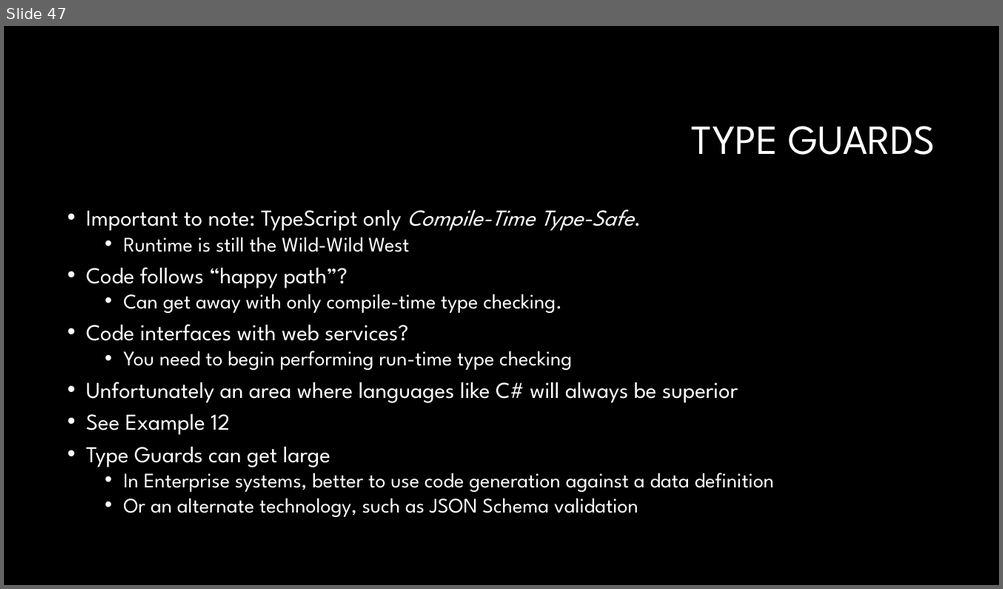
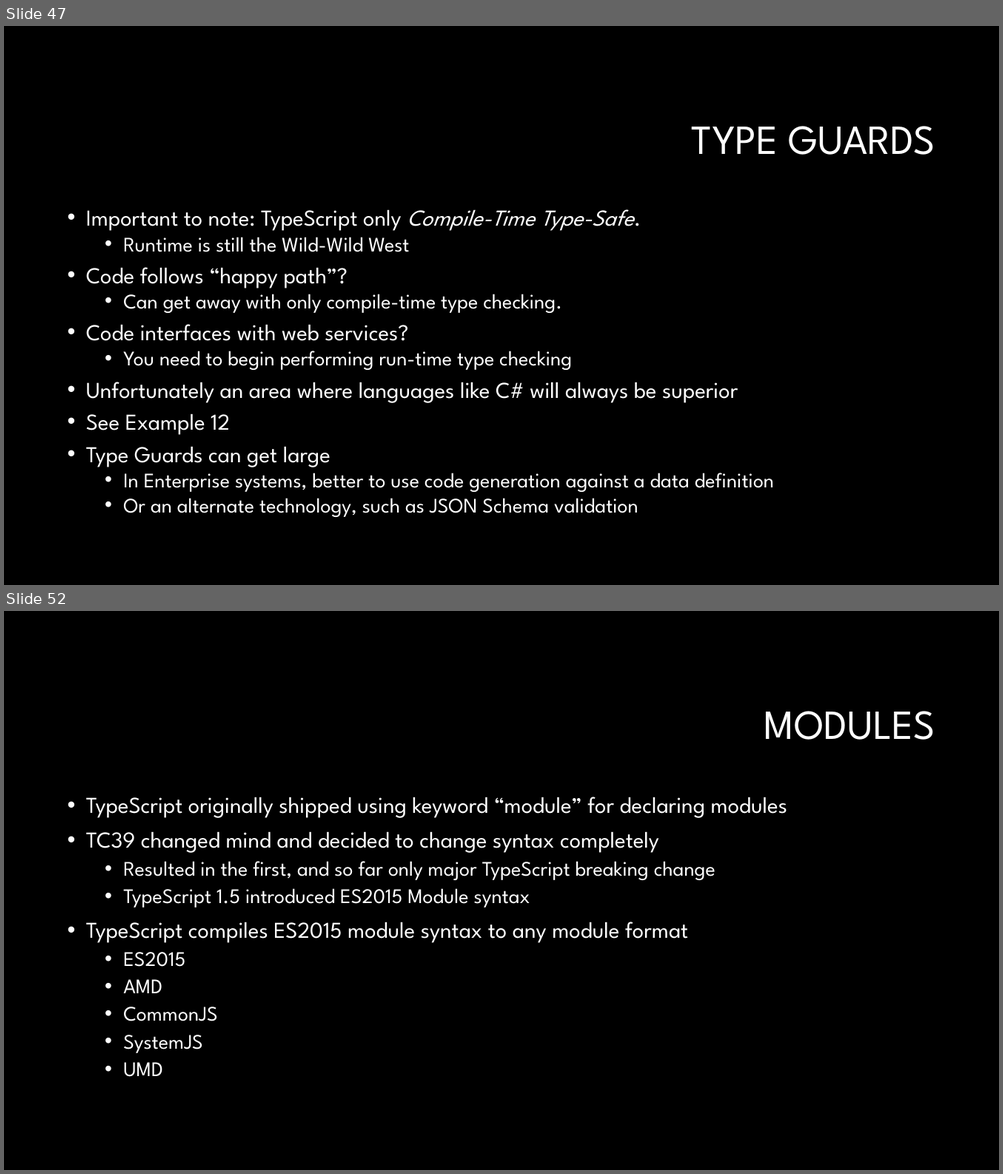
Before and after one commit to RonPenton/intro-to-typescript, a slide deck: Web development with Typescript.pptx. Shown one above the other, each under a label of ours: slide 47 before the commit, slides 47 and 52 after it; the slides between them are not shown. The pictures are 1003x589 and 1003x1174 pixels, drawn with LibreOffice and Linux fonts; fonts in the diff are those of the drawing; background and template pictures are left out. Boxes give left, top, right and bottom in pixels: in the first picture for what was removed or moved away, otherwise in the second. Text is boxed around its words. In the diff, an @@ line names an element or a change of style, - is before the commit and + after.

Commit message:
modules

```diff
--- a/Web development with Typescript.pptx
+++ b/Web development with Typescript.pptx
@@ slide 52 added at <box>4,611,999,1170</box>, background #000000 @@
@@ title added at <box>764,711,935,740</box>, 40 pt, text #FFFFFF @@
+MODULES
@@ text added at <box>86,797,787,1077</box>, 22 pt, text #FFFFFF @@
+• TypeScript originally shipped using keyword “module” for declaring modules
+• TC39 changed mind and decided to change syntax completely
+  • Resulted in the first, and so far only major TypeScript breaking change
+  • TypeScript 1.5 introduced ES2015 Module syntax
+• TypeScript compiles ES2015 module syntax to any module format
+  • ES2015
+  • AMD
+  • CommonJS
+  • SystemJS
+  • UMD
```
Also in this commit, not shown: 7 other slides added, 10 other files.
